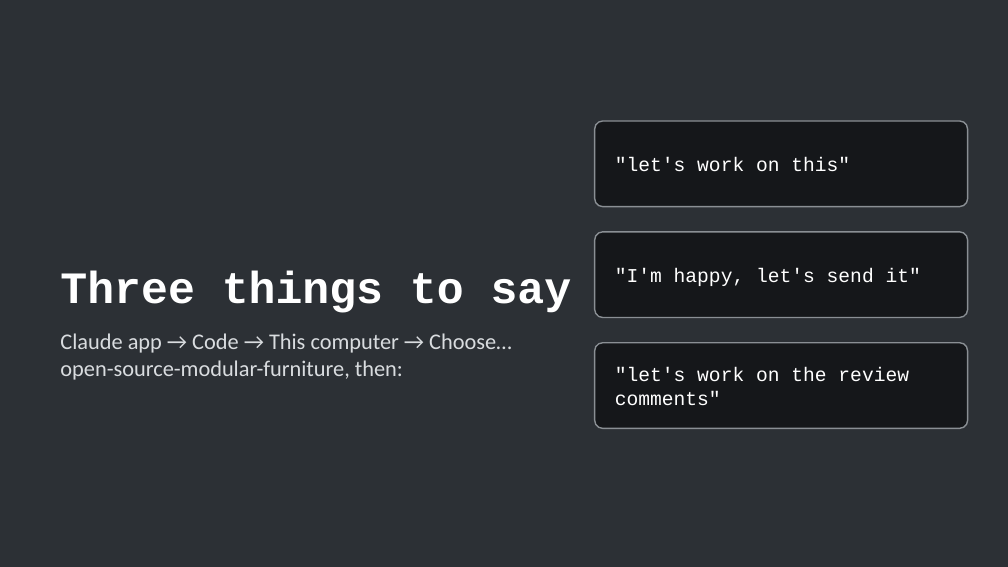
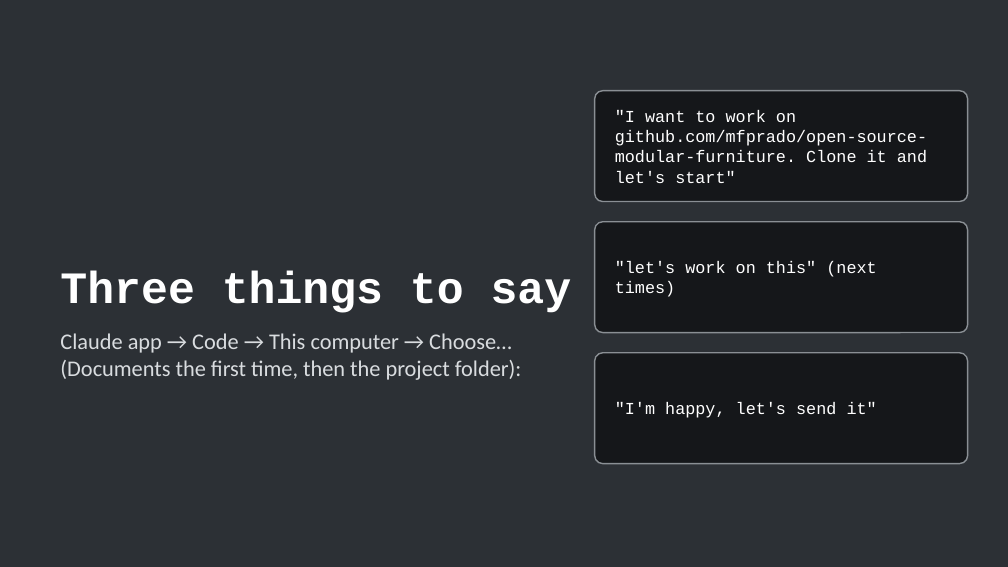
Before and after one commit to mfprado/acrylic-furniture, a slide deck: slide 22 of docs/contributing-guide.pptx. Drawn at 1008x567 pixels with LibreOffice and Linux fonts; fonts in the diff are those of the drawing. Boxes give left, top, right and bottom in pixels: in the first picture for what was removed or moved away, otherwise in the second. Text is boxed around its words. In the diff, an @@ line names an element or a change of style, - is before the commit and + after.

```diff
--- a/docs/contributing-guide.pptx
+++ b/docs/contributing-guide.pptx
@@ rounded rectangle: place and size @@
-rounded rectangle at <box>595,121,968,207</box>
+rounded rectangle at <box>595,91,968,202</box>
@@ text at <box>615,110,927,183</box>: text changed; size 14 to 12 pt @@
-"let's work on this"
+"I want to work on github.com/mfprado/open-source-modular-furniture. Clone it and let's start"
@@ rounded rectangle: place and size @@
-rounded rectangle at <box>595,232,968,318</box>
+rounded rectangle at <box>595,222,968,333</box>
@@ text at <box>615,261,876,297</box>: text changed; size 14 to 12 pt @@
-"I'm happy, let's send it"
+"let's work on this" (next times)
@@ text at <box>60,333,522,380</box>: text changed @@
-Claude app → Code → This computer → Choose… open-source-modular-furniture, then:
+Claude app → Code → This computer → Choose… (Documents the first time, then the project folder):
@@ proportions changed in 3 elements at <box>595,222,968,333</box>, <box>595,91,968,202</box>, <box>595,353,968,464</box> @@
@@ rounded rectangle: place and size @@
-rounded rectangle at <box>595,343,968,428</box>
+rounded rectangle at <box>595,353,968,464</box>
@@ text at <box>615,402,877,418</box>: text changed; size 14 to 12 pt @@
-"let's work on the review comments"
+"I'm happy, let's send it"
```
Also in this commit, not shown: 4 other slides changed, 4 other files.
